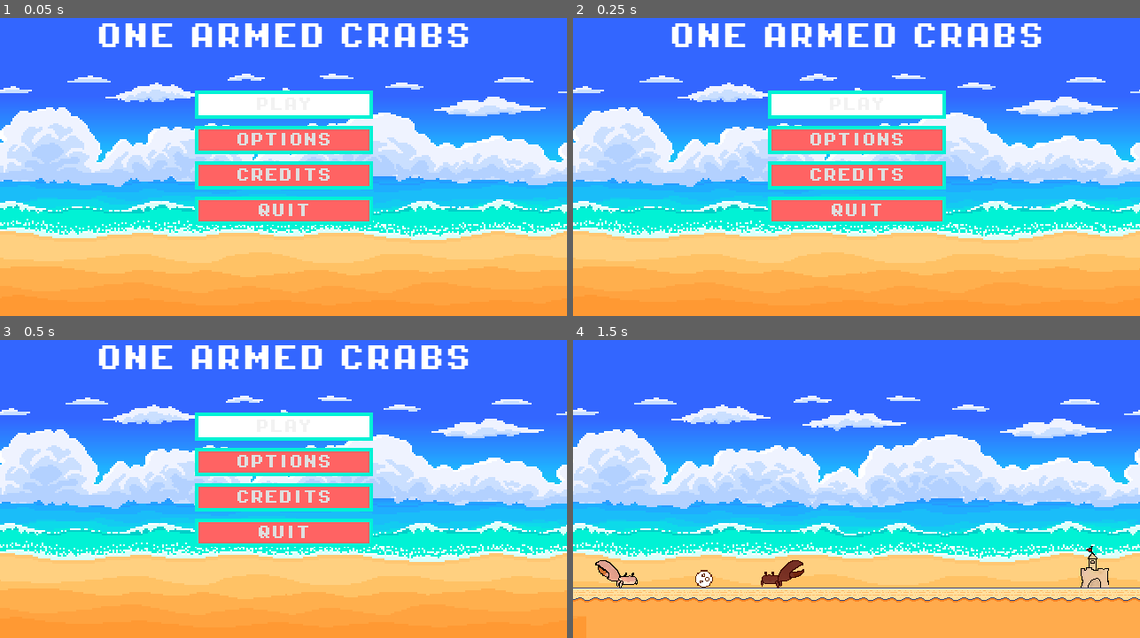
Above: before the commit, frames 1-4 (two rows, left to right).
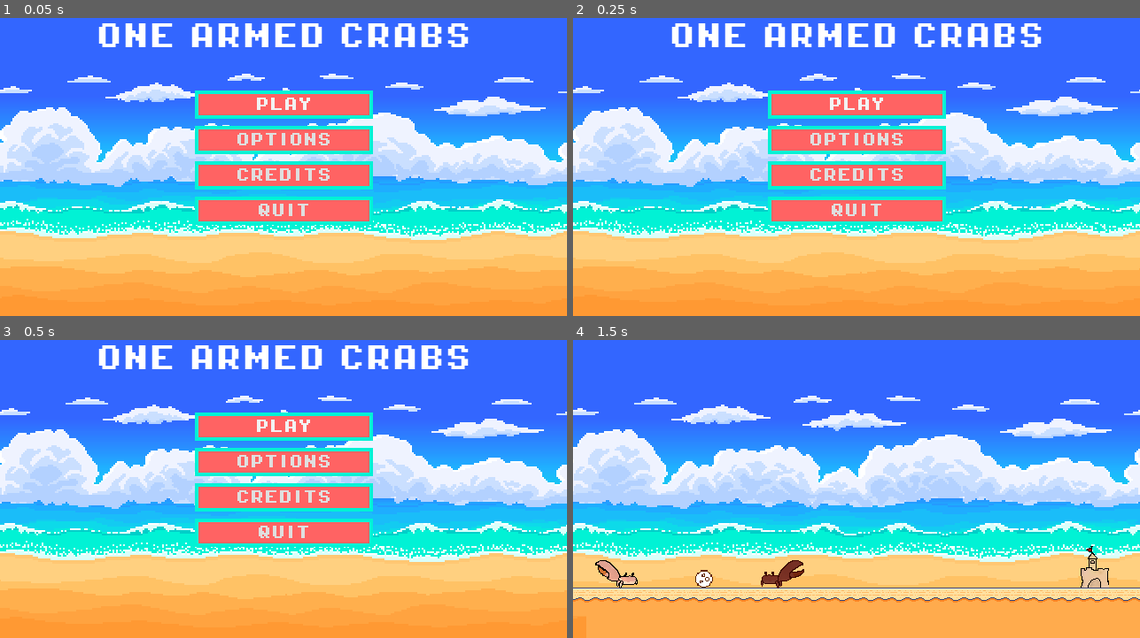
Above: after the commit, the same moments.

Repository: Ruilesser/CHacks2025
Game: Godot game, scene res://Scenes/title_screen.tscn
The game is run twice, just before and just after one commit, with the same random seed, the same clock (stepped at 60 frames per second) and the same inputs.
Inputs (mouse positions are in pixels of both pictures, inside the frame that each line leads up to):
- Up to frame 1 (0.05 s): no input
- Up to frame 2 (0.25 s): no input
- Up to frame 3 (0.5 s): no input
- Up to frame 4 (1.5 s): click "PLAY" at 0.5 s; tap Enter (p2_grab) at 1.25 s; move the mouse to (981, 462) at 1.27 s; hold D (p1_right) from 1.28 s (still down); hold Shift (p1_grab) from 1.28 s (still down)

The runs differ from the first frame. In frame 1, 2.0% of the frame differs, in the area x 35-66%, y 25-33%; in frame 2, 2.0%; in frame 3, 2.0%; in frame 4, nothing differs.

Commit message:
made epic beats

Diff:
--- /dev/null
+++ b/one-armed-crabs/Scenes/crab_ost.gd
@@ -0,0 +1,14 @@
+extends AudioStreamPlayer
+
+const game_music = preload("res://Assets/Music and SFX/crab_game_ost.wav")
+
+func play_music(music: AudioStream, volume = 0.0):
+	if stream == music:
+		return
+
+	stream = music
+	volume_db = volume
+	play()
+
+func play_music_level():
+	play_music(game_music)
--- /dev/null
+++ b/one-armed-crabs/Scenes/crab_ost.tscn
@@ -0,0 +1,6 @@
+[gd_scene load_steps=2 format=3 uid="uid://b5j8a5q3uu2kh"]
+
+[ext_resource type="Script" path="res://Scenes/crab_ost.gd" id="1_80cy8"]
+
+[node name="CrabOst" type="AudioStreamPlayer"]
+script = ExtResource("1_80cy8")
--- a/one-armed-crabs/Scenes/title_screen.tscn
+++ b/one-armed-crabs/Scenes/title_screen.tscn
@@ -10,6 +10,8 @@
 [ext_resource type="AudioStream" uid="uid://di55fov63uqwd" path="res://Assets/Music and SFX/select sound.wav" id="8_a102t"]
 [ext_resource type="AudioStream" uid="uid://bbf6hlmnekpjl" path="res://Assets/Music and SFX/menu select.wav" id="9_3uw5v"]
 
+[sub_resource type="StyleBoxEmpty" id="StyleBoxEmpty_ss6hb"]
+
 [sub_resource type="StyleBoxFlat" id="StyleBoxFlat_vltb0"]
 bg_color = Color(1, 1, 1, 1)
 border_width_left = 4
@@ -105,7 +107,7 @@
 focus_neighbor_top = NodePath("../Quit")
 theme_override_fonts/font = ExtResource("4_ol3wr")
 theme_override_font_sizes/font_size = 16
-theme_override_styles/focus = SubResource("StyleBoxFlat_vltb0")
+theme_override_styles/focus = SubResource("StyleBoxEmpty_ss6hb")
 theme_override_styles/hover_pressed = SubResource("StyleBoxFlat_vltb0")
 theme_override_styles/hover = SubResource("StyleBoxFlat_464bl")
 theme_override_styles/pressed = SubResource("StyleBoxFlat_vltb0")
@@ -116,7 +118,7 @@
 layout_mode = 2
 theme_override_fonts/font = ExtResource("4_ol3wr")
 theme_override_font_sizes/font_size = 16
-theme_override_styles/focus = SubResource("StyleBoxFlat_vltb0")
+theme_override_styles/focus = SubResource("StyleBoxEmpty_ss6hb")
 theme_override_styles/hover_pressed = SubResource("StyleBoxFlat_vltb0")
 theme_override_styles/hover = SubResource("StyleBoxFlat_464bl")
 theme_override_styles/pressed = SubResource("StyleBoxFlat_vltb0")
@@ -127,7 +129,7 @@
 layout_mode = 2
 theme_override_fonts/font = ExtResource("4_ol3wr")
 theme_override_font_sizes/font_size = 16
-theme_override_styles/focus = SubResource("StyleBoxFlat_vltb0")
+theme_override_styles/focus = SubResource("StyleBoxEmpty_ss6hb")
 theme_override_styles/hover_pressed = SubResource("StyleBoxFlat_vltb0")
 theme_override_styles/hover = SubResource("StyleBoxFlat_464bl")
 theme_override_styles/pressed = SubResource("StyleBoxFlat_vltb0")
@@ -139,7 +141,7 @@
 focus_neighbor_bottom = NodePath("../StartButton")
 theme_override_fonts/font = ExtResource("4_ol3wr")
 theme_override_font_sizes/font_size = 16
-theme_override_styles/focus = SubResource("StyleBoxFlat_vltb0")
+theme_override_styles/focus = SubResource("StyleBoxEmpty_ss6hb")
 theme_override_styles/hover_pressed = SubResource("StyleBoxFlat_vltb0")
 theme_override_styles/hover = SubResource("StyleBoxFlat_464bl")
 theme_override_styles/pressed = SubResource("StyleBoxFlat_vltb0")
@@ -217,7 +219,7 @@
 offset_bottom = 338.0
 theme_override_fonts/font = ExtResource("4_ol3wr")
 theme_override_font_sizes/font_size = 16
-theme_override_styles/focus = SubResource("StyleBoxFlat_vltb0")
+theme_override_styles/focus = SubResource("StyleBoxEmpty_ss6hb")
 theme_override_styles/hover_pressed = SubResource("StyleBoxFlat_vltb0")
 theme_override_styles/hover = SubResource("StyleBoxFlat_464bl")
 theme_override_styles/pressed = SubResource("StyleBoxFlat_vltb0")
Not shown: 1 places in one-armed-crabs/Scenes/title_screen.tscn that only renumber resources
